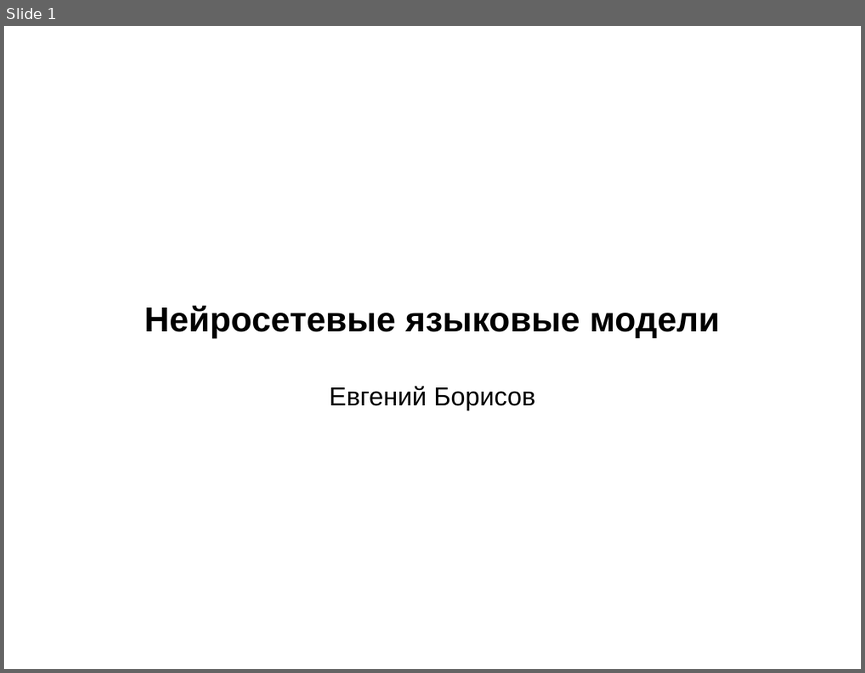
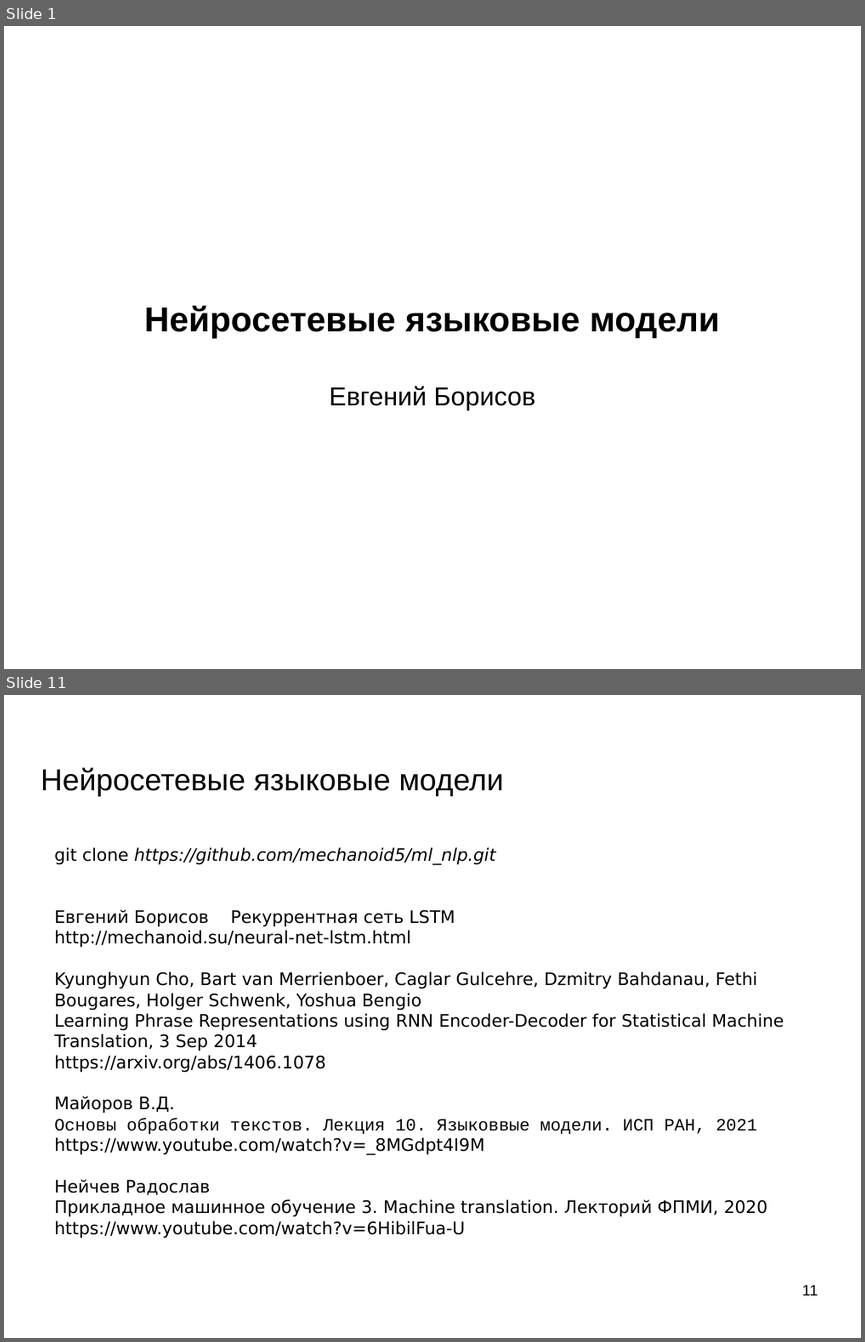
Before and after one commit to mechanoid5/ml_nlp_2022, a slide deck: 11-ann-lang-model.odp. Shown one above the other, each under a label of ours: slide 1 before the commit, slides 1 and 11 after it; the slides between them are not shown. The pictures are 865x673 and 865x1342 pixels, drawn with LibreOffice and Linux fonts; fonts in the diff are those of the drawing; background and template pictures are left out. Boxes give left, top, right and bottom in pixels: in the first picture for what was removed or moved away, otherwise in the second. Text is boxed around its words. In the diff, an @@ line names an element or a change of style, - is before the commit and + after.

```diff
--- a/11-ann-lang-model.odp
+++ b/11-ann-lang-model.odp
@@ slide 11 added at (4, 695, 861, 1338), background picture (left out) @@
@@ title added at (41, 767, 504, 796), 28 pt, text #000000 @@
+Нейросетевые языковые модели
@@ text added at (54, 847, 784, 1238), 16 pt, text #000000 @@
+git clone https://github.com/mechanoid5/ml_nlp.git
+Евгений Борисов Рекуррентная сеть LSTM
+http://mechanoid.su/neural-net-lstm.html
+Kyunghyun Cho, Bart van Merrienboer, Caglar Gulcehre, Dzmitry Bahdanau, Fethi Bougares, Holger Schwenk, Yoshua Bengio
+Learning Phrase Representations using RNN Encoder-Decoder for Statistical Machine Translation, 3 Sep 2014
+https://arxiv.org/abs/1406.1078
+Майоров В.Д.
+Основы обработки текстов. Лекция 10. Языковвые модели. ИСП РАН, 2021
+https://www.youtube.com/watch?v=_8MGdpt4I9M
+Нейчев Радослав
+Прикладное машинное обучение 3. Machine translation. Лекторий ФПМИ, 2020
+https://www.youtube.com/watch?v=6HibilFua-U
@@ page number added at (802, 1284, 817, 1295), 14 pt, text #000000 @@
+11
```
Also in this commit, not shown: 1 slide changed, 8 other slides added, 1 slide removed.
